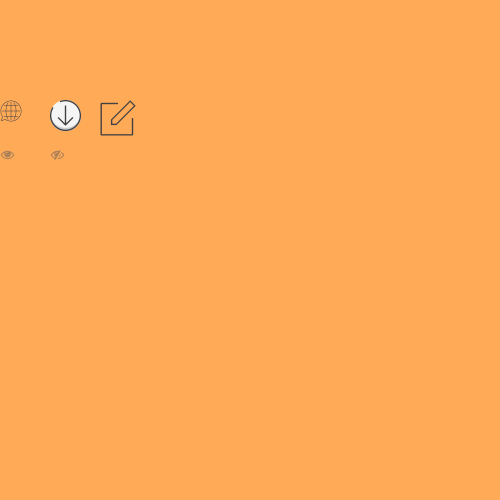
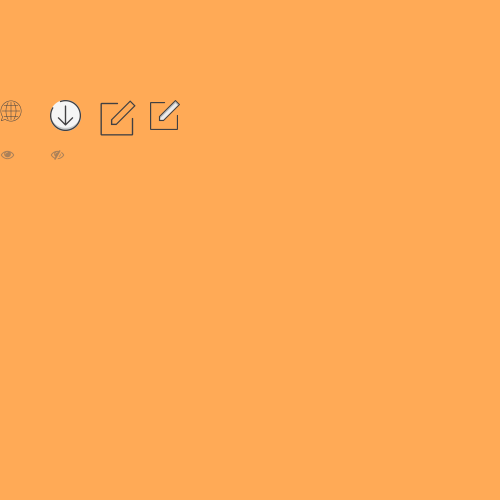
Before/after of a w=500, h=500 layered artwork. What changed in the layer stack:
added layer "Layer 1" above "Vector Smart Object" over [150, 100, 180, 130]
